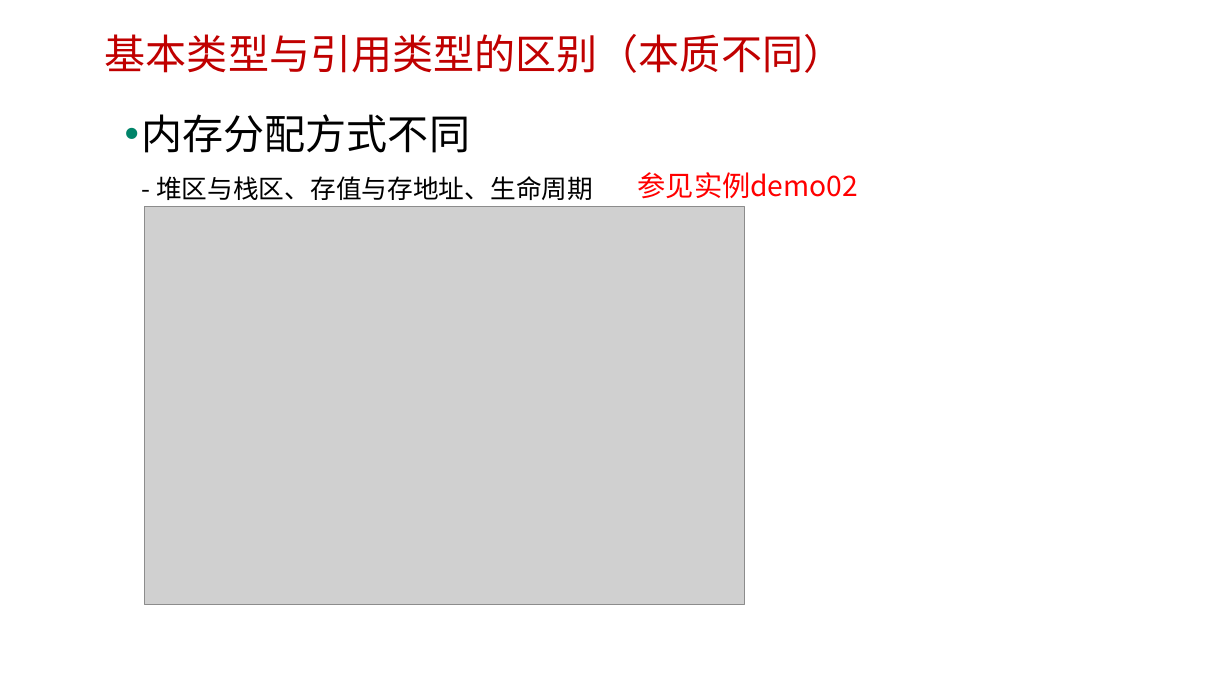
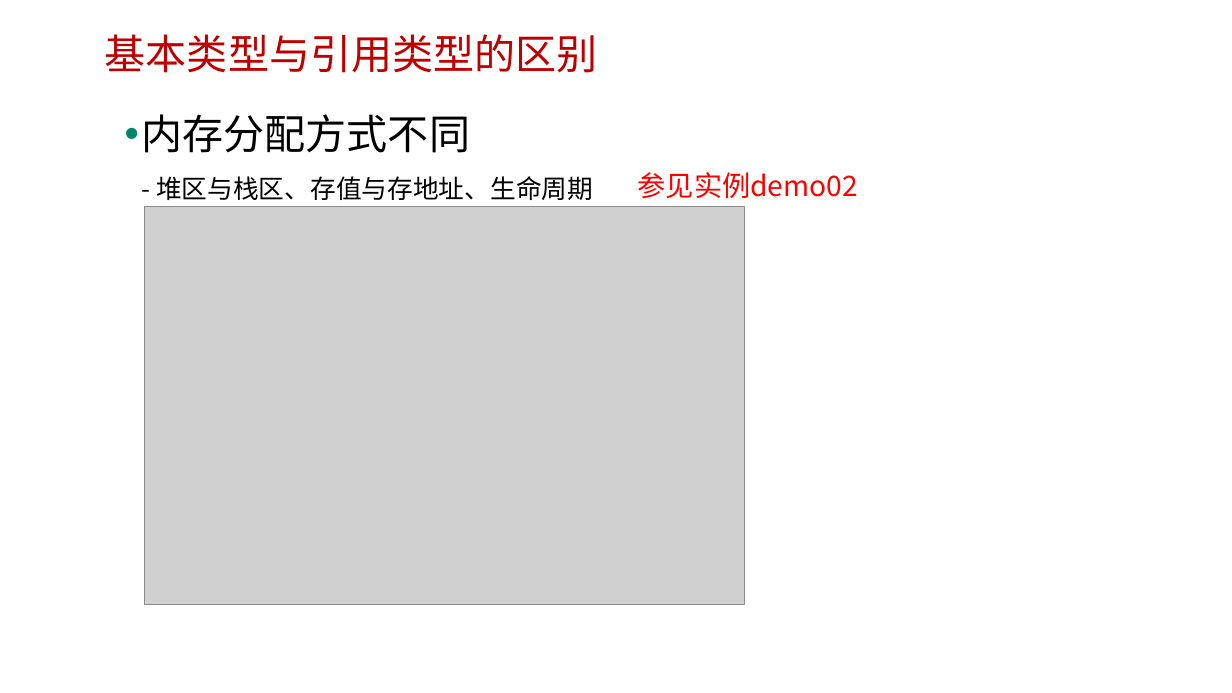
Before and after one commit to edu2act/course-javascript-advanced, a slide deck: slide 5 of 课程PPT/02.JavaScript数据类型、值与变量.pptx. Drawn at 1232x693 pixels with LibreOffice and Linux fonts; fonts in the diff are those of the drawing; grey boxes stand for pictures; background and template pictures are left out. Boxes give left, top, right and bottom in pixels: in the first picture for what was removed or moved away, otherwise in the second. Text is boxed around its words. In the diff, an @@ line names an element or a change of style, - is before the commit and + after.

```diff
--- a/课程PPT/02.JavaScript数据类型、值与变量.pptx
+++ b/课程PPT/02.JavaScript数据类型、值与变量.pptx
@@ text at <box>105,34,598,73</box>: text changed @@
-基本类型与引用类型的区别（本质不同）
+基本类型与引用类型的区别
```
Also in this commit, not shown: 1 other slide changed, 7 other files.
